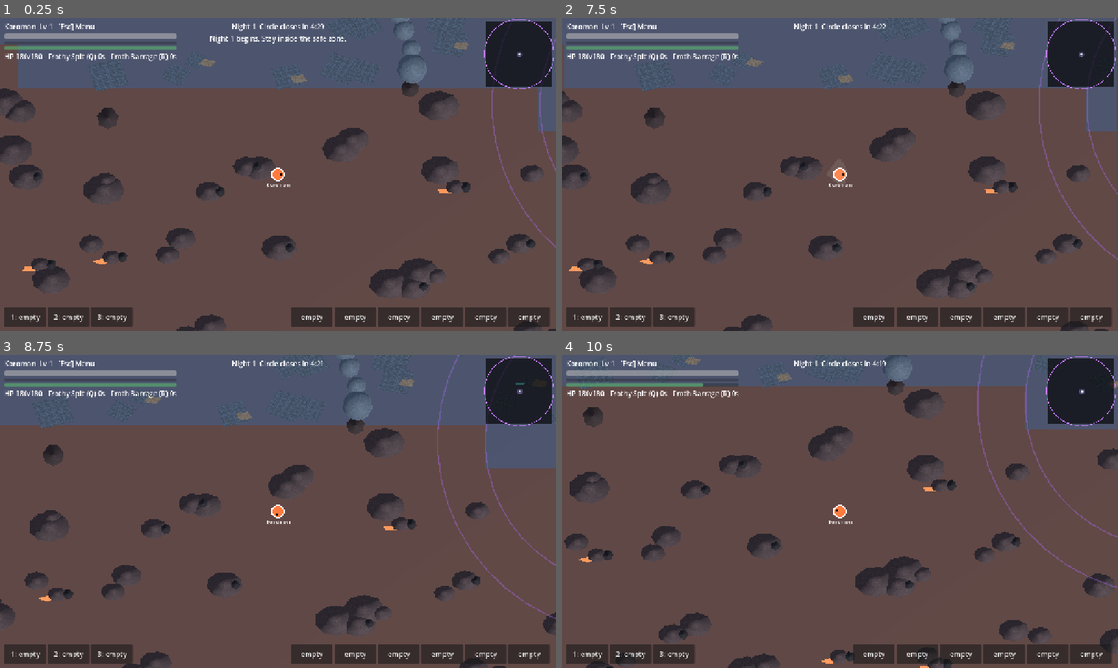
Above: before the commit, frames 1-4 (two rows, left to right).
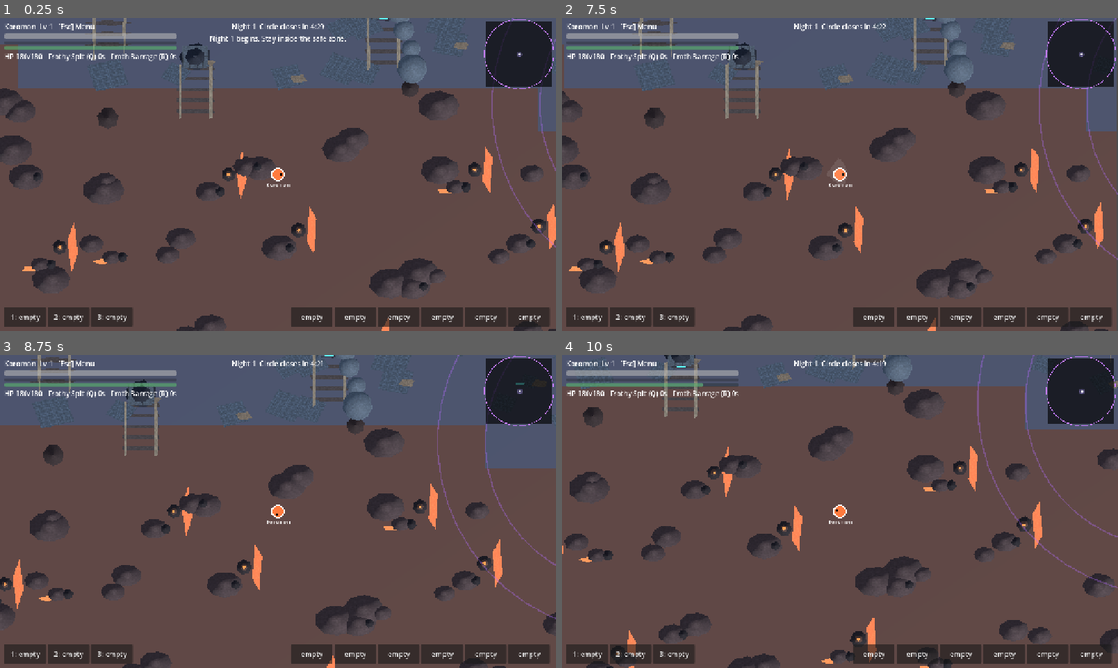
Above: after the commit, the same moments.

Repository: balaxguns/Digirogue-Coop
Game: Godot game, scene res://bugfixes-menu-down-update/scenes/run.tscn
The game is run twice, just before and just after one commit, with the same random seed, the same clock (stepped at 60 frames per second) and the same inputs. This scene is started directly instead of the project's main scene.
Inputs (mouse positions are in pixels of both pictures, inside the frame that each line leads up to):
- Up to frame 1 (0.25 s): no input
- Up to frame 2 (7.5 s): click "1: empty" at 0.5 s; click "2: empty" at 1.25 s; click "3: empty" at 2 s; click "empty" at 2.75 s; click "empty" at 3.5 s; click "empty" at 4.25 s; click "empty" at 5 s; click "empty" at 5.75 s; click "empty" at 6.5 s; tap Enter at 7.25 s; move the mouse to (962, 158) at 7.27 s; press the mouse at (962, 158) at 7.28 s; hold D (move_right) from 7.28 s (still down)
- Up to frame 3 (8.75 s): release D (move_right) at 8 s; release the mouse at (400, 495) at 8 s; drag from (166, 527) to (250, 574) at 8.02 s
- Up to frame 4 (10 s): tap Space (dodge) at 8.75, 8.85 s; move the mouse to (895, 442) at 8.77 s; hold D (move_right) 8.78-9.5 s; drag from (812, 574) to (673, 464) at 9.52 s

The runs differ from the first frame. In frame 1, 2.4% of the frame differs, in the area x 9-100%, y 0-100%; in frame 2, 2.4%, in the area x 6-98%, y 0-100%; in frame 3, 2.3%; in frame 4, 1.8%.

Commit message:
Distribute major biome silhouettes throughout wilderness, not just at landmarks

Diff:
--- a/scripts/digital_props.gd
+++ b/scripts/digital_props.gd
@@ -218,6 +218,9 @@
 			var biome: int = int(biomes[by * 90 + bx])
 			var seed: int = gy * 1009 + gx * 83 + biome * 31
 			_ground_detail(biome, point, seed)
+			# Larger canopy, glacial, ruin and volcanic silhouettes between landmarks.
+			if seed % 3 == 0:
+				_place(biome, point + Vector2(45, -40), seed)
 			if seed % 4 != 0:
 				var second := point + Vector2(rng.randf_range(-65, 65), rng.randf_range(-65, 65))
 				_ground_detail(biome, second, seed + 7)
